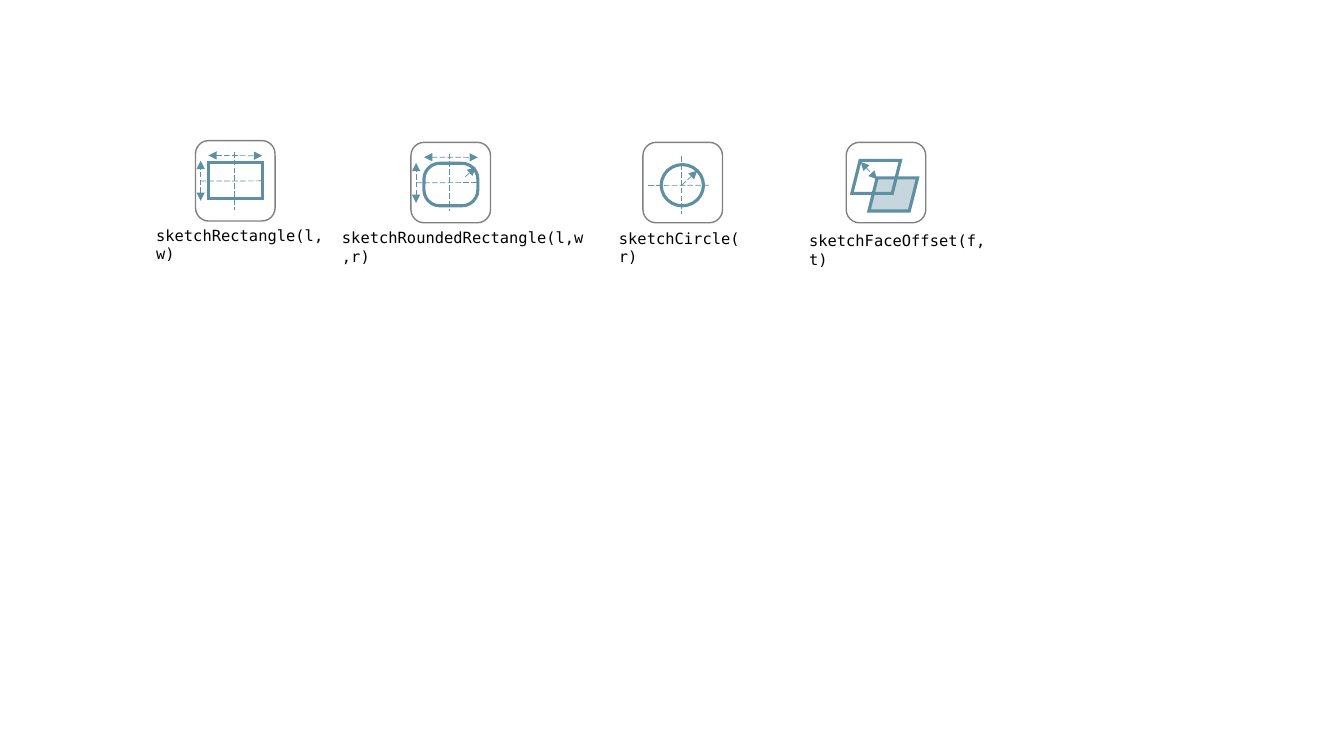
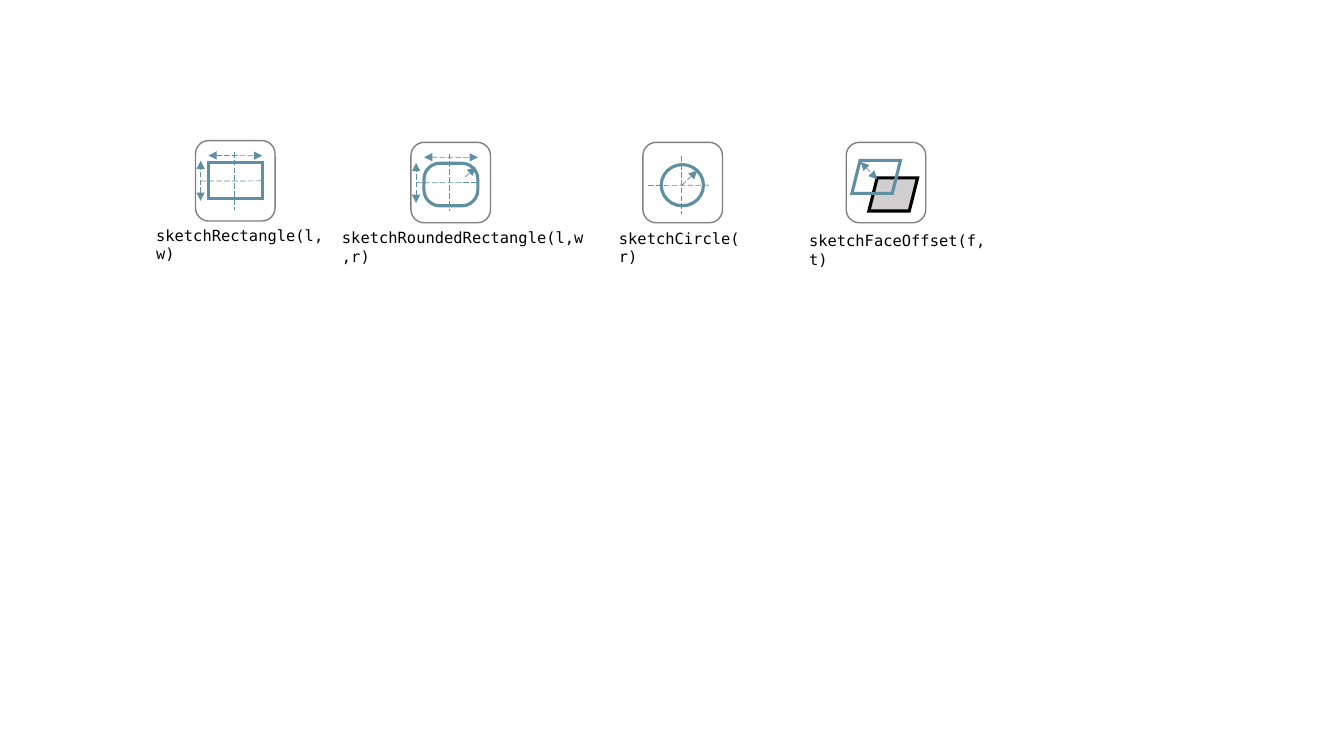
Before and after one commit to raydeleu/ReplicadManual, a slide deck: slide 8 of images/processv5.pptx (slide 6 before the commit). Drawn at 1344x756 pixels with LibreOffice and Linux fonts; fonts in the diff are those of the drawing. Boxes give left, top, right and bottom in pixels: in the first picture for what was removed or moved away, otherwise in the second. Text is boxed around its words. In the diff, an @@ line names an element or a change of style, - is before the commit and + after.

```diff
--- a/images/processv5.pptx
+++ b/images/processv5.pptx
@@ parallelogram at bbox=[869, 178, 918, 212]: fill #C5D6DD to #D0CECE; outline #5F8FA3 2.25 pt to #000000 2.25 pt @@
```
Also in this commit, not shown: 1 other slide changed, 2 slides added, 4 other files.
